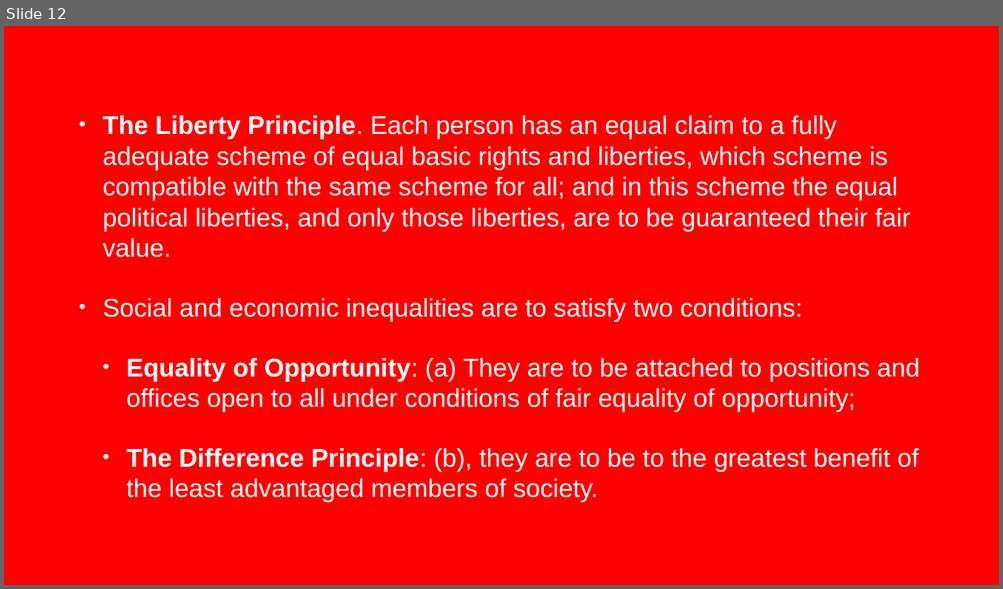
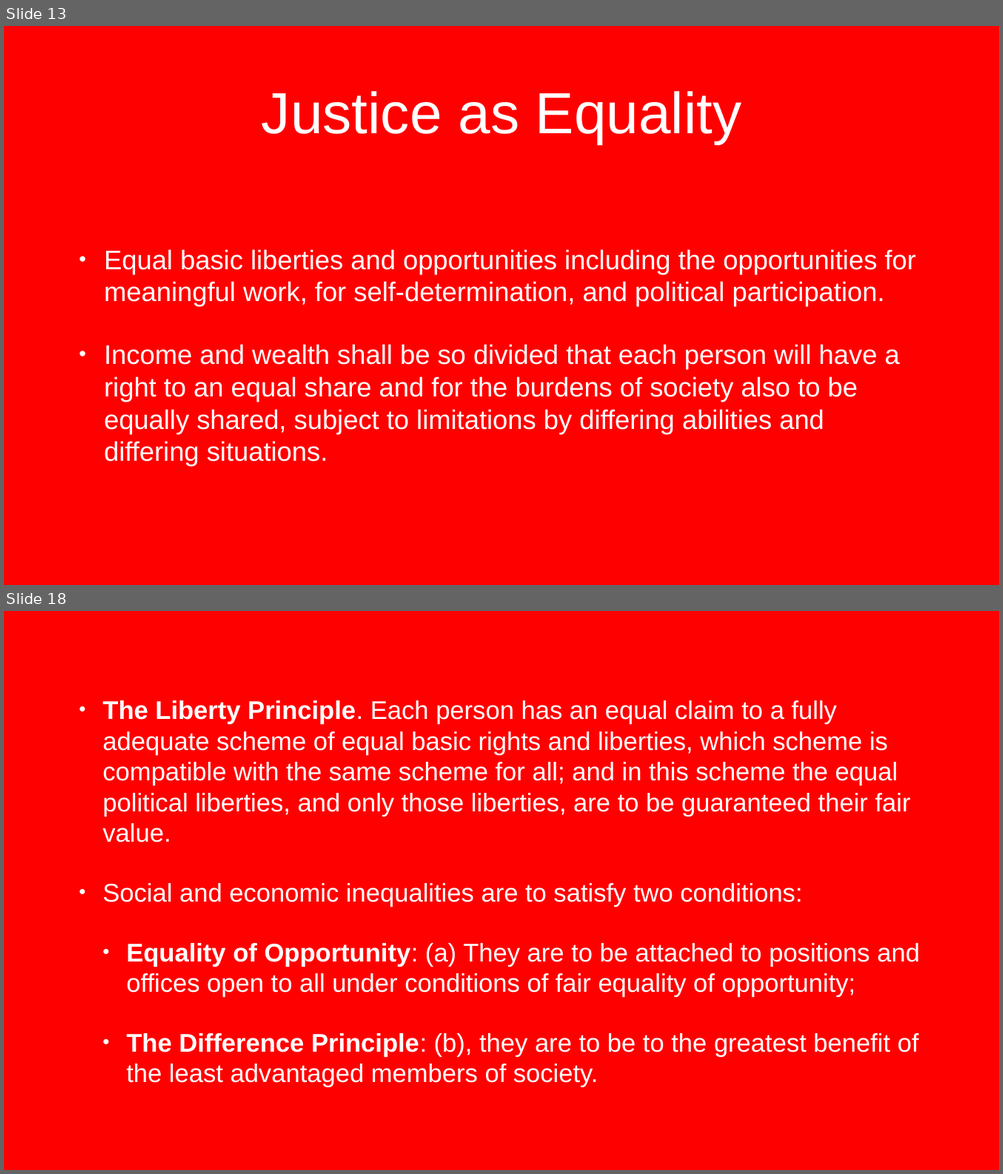
Before and after one commit to scoconno/scoconno.github.io, a slide deck: ethics/rawls/presentation.pptx. Shown one above the other, each under a label of ours: slide 12 before the commit, slides 13 and 18 after it; the slides between them are not shown. The pictures are 1003x589 and 1003x1174 pixels, drawn with LibreOffice and Linux fonts; fonts in the diff are those of the drawing; background and template pictures are left out. Boxes give left, top, right and bottom in pixels: in the first picture for what was removed or moved away, otherwise in the second. Text is boxed around its words. In the diff, an @@ line names an element or a change of style, - is before the commit and + after.

```diff
--- a/ethics/rawls/presentation.pptx
+++ b/ethics/rawls/presentation.pptx
@@ slide 13 added at <box>4,26,999,585</box>, background picture (left out) @@
@@ title added at <box>262,91,742,144</box>, 112 pt, text #FFFFFF @@
+Justice as Equality
@@ text added at <box>104,249,916,467</box>, 52 pt, text #FFFFFF @@
+• Equal basic liberties and opportunities including the opportunities for meaningful work, for self-determination, and political participation.
+• Income and wealth shall be so divided that each person will have a right to an equal share and for the burdens of society also to be equally shared, subject to limitations by differing abilities and differing situations.
@@ what was slide 12 is now slide 18 @@
```
Also in this commit, not shown: 8 other slides added, 7 other files.
